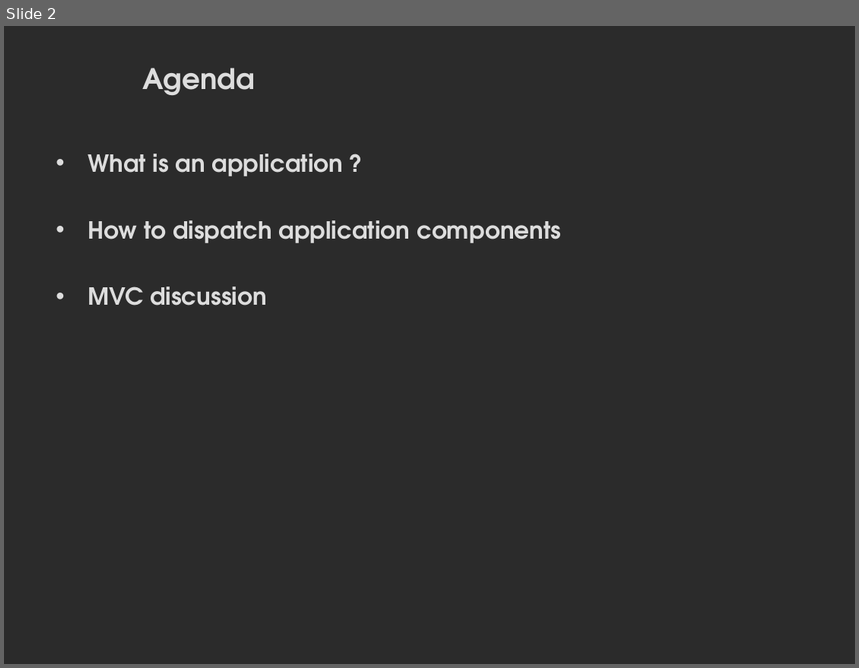
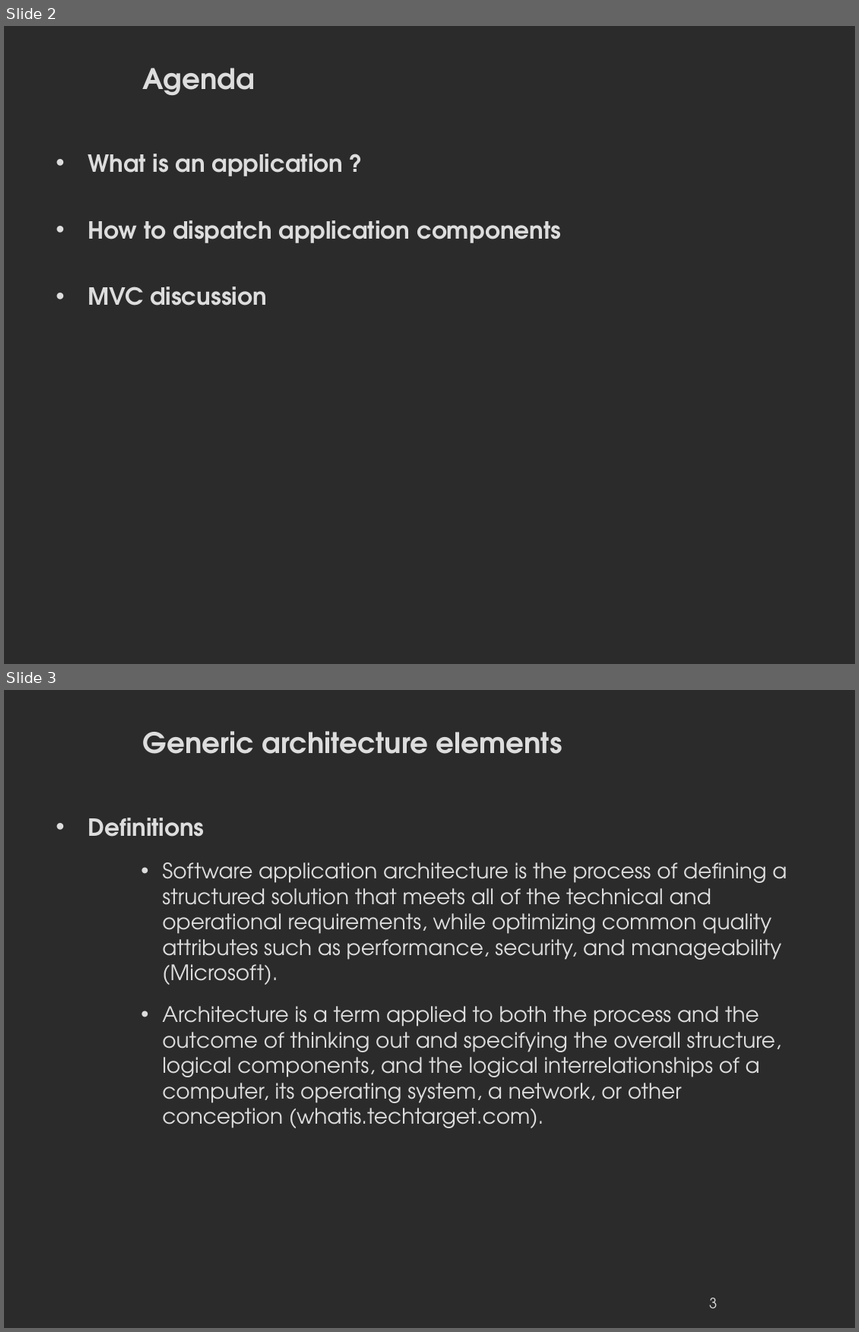
Before and after one commit to danielausparis/arch, a slide deck: archi-web.odp. Shown one above the other, each under a label of ours: slide 2 before the commit, slides 2 and 3 after it. The pictures are 859x668 and 859x1332 pixels, drawn with LibreOffice and Linux fonts; fonts in the diff are those of the drawing; background and template pictures are left out; a plain dark background stands for a picture behind light text. Boxes give left, top, right and bottom in pixels: in the first picture for what was removed or moved away, otherwise in the second. Text is boxed around its words. In the diff, an @@ line names an element or a change of style, - is before the commit and + after.

Commit message:
first slide

```diff
--- a/archi-web.odp
+++ b/archi-web.odp
@@ slide 3 added at bbox=[4, 690, 855, 1328], background picture (left out) @@
@@ title added at bbox=[143, 731, 563, 754], 24 pt, text #DDDDDD, bold @@
+Generic architecture elements
@@ text added at bbox=[88, 818, 787, 1129], 18 pt, text #DDDDDD @@
+• Definitions
+    • Software application architecture is the process of defining a structured solution that meets all of the technical and operational requirements, while optimizing common quality attributes such as performance, security, and manageability (Microsoft).
+    • Architecture is a term applied to both the process and the outcome of thinking out and specifying the overall structure, logical components, and the logical interrelationships of a computer, its operating system, a network, or other conception (whatis.techtarget.com).
@@ page number added at bbox=[709, 1298, 717, 1309], 12 pt, text #DDDDDD @@
+3
```
